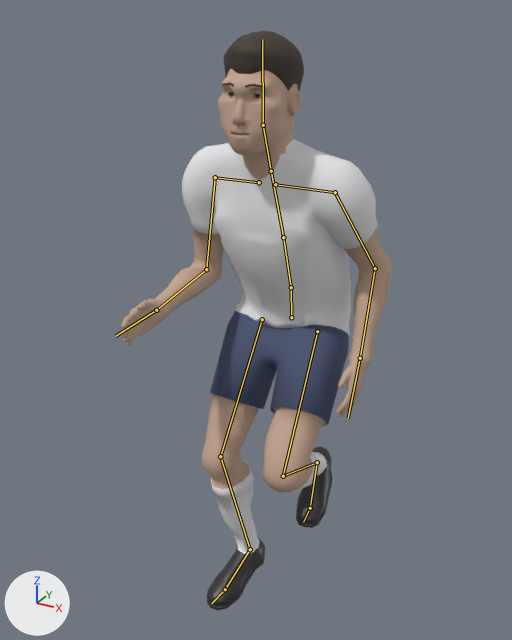
One commit to the Blender file assets/figure/figure.blend: the scene before it, then after it.
The view is the same before and after, from a 50 mm lens placed at (0.867, -1.787, 1.767), pointed at (-0.02, -0.175, 0.961). Every picture has the same lights, and +X, +Y and +Z are marked at lower left. The picture after the commit comes second. Both versions are drawn at frame 44 of the action 'cut_L'; the numbers are the values there. The bones that bend it are drawn over the model as lines.

In view in the first picture: 'body', 'eyes', 'hair_short'.
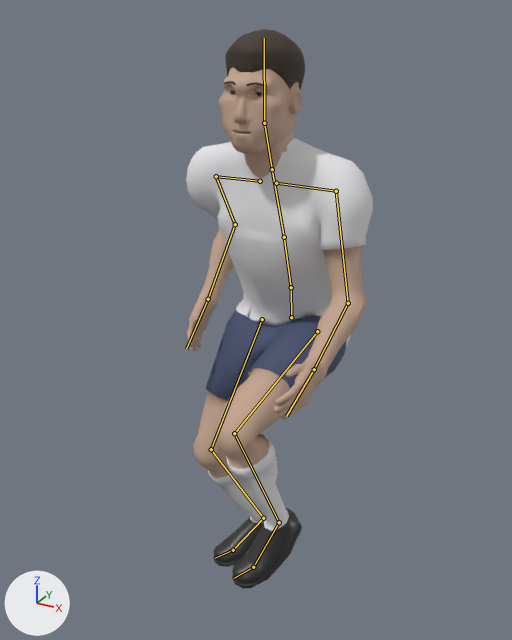
What changed in the scene script:
```text
Change bone_spine:
    where bone_spine = bpy.data.objects['rig'].pose.bones['spine']  # child of 'hips'
    bone_spine.rotation_quaternion: (0.993, 0.122, 0.0, 0.0) -> (0.994, 0.113, 0.0, 0.0)  # degrees (14, 0, 0) -> degrees (13, 0, 0)
Change bone_upper_arm_l:
    where bone_upper_arm_l = bpy.data.objects['rig'].pose.bones['upper_arm_L']  # child of 'shoulder_L'
    bone_upper_arm_l.rotation_quaternion: (0.96, -0.041, 0.076, -0.267) -> (0.922, 0.278, -0.107, -0.247)  # degrees (-7, 7, -32) -> degrees (34, -3, -31)
Change bone_upper_arm_r:
    where bone_upper_arm_r = bpy.data.objects['rig'].pose.bones['upper_arm_R']  # child of 'shoulder_R'
    bone_upper_arm_r.rotation_quaternion: (0.938, 0.161, 0.07, 0.298) -> (0.941, -0.164, -0.103, 0.276)  # degrees (20, 2, 36) -> degrees (-22, -6, 34)
Change bone_thigh_l:
    where bone_thigh_l = bpy.data.objects['rig'].pose.bones['thigh_L']  # child of 'hips'
    bone_thigh_l.rotation_quaternion: (0.907, -0.414, -0.073, -0.018) -> (0.787, -0.612, 0.074, 0.015)  # degrees (-49, -8, 2) -> degrees (-76, 8, -4)
Change bone_shin_l:
    where bone_shin_l = bpy.data.objects['rig'].pose.bones['shin_L']  # child of 'thigh_L'
    bone_shin_l.rotation_quaternion: (0.624, 0.781, -0.005, -0.003) -> (0.699, 0.715, -0.004, -0.004)  # degrees (103, 0, -1) -> degrees (91, 0, -1)
Change bone_foot_l:
    where bone_foot_l = bpy.data.objects['rig'].pose.bones['foot_L']  # child of 'shin_L'
    bone_foot_l.rotation_quaternion: (0.989, -0.144, 0.026, 0.007) -> (0.982, 0.074, 0.101, 0.142)  # degrees (-16, 3, 0) -> degrees (10, 10, 17)
Change bone_toe_l:
    where bone_toe_l = bpy.data.objects['rig'].pose.bones['toe_L']  # child of 'foot_L'
    bone_toe_l.rotation_quaternion: (0.93, -0.368, -0.016, 0.0) -> (0.962, -0.272, -0.012, 0.0)  # degrees (-43, -2, 1) -> degrees (-32, -1, 0)
Change bone_thigh_r:
    where bone_thigh_r = bpy.data.objects['rig'].pose.bones['thigh_R']  # child of 'hips'
    bone_thigh_r.rotation_quaternion: (0.942, -0.323, 0.084, -0.02) -> (0.942, -0.282, 0.182, 0.027)  # degrees (-38, 8, -5) -> degrees (-34, 21, -3)
Change bone_shin_r:
    where bone_shin_r = bpy.data.objects['rig'].pose.bones['shin_R']  # child of 'thigh_R'
    bone_shin_r.rotation_quaternion: (0.927, 0.374, 0.002, 0.005) -> (0.887, 0.461, 0.003, 0.005)  # degrees (44, 0, 1) -> degrees (55, 0, 1)
Change bone_foot_r:
    where bone_foot_r = bpy.data.objects['rig'].pose.bones['foot_R']  # child of 'shin_R'
    bone_foot_r.rotation_quaternion: (0.998, -0.049, -0.045, -0.012) -> (0.993, -0.089, 0.048, 0.064)  # degrees (-6, -5, -1) -> degrees (-10, 6, 7)
Change bone_toe_r:
    where bone_toe_r = bpy.data.objects['rig'].pose.bones['toe_R']  # child of 'foot_R'
    bone_toe_r.rotation_quaternion: (0.998, -0.059, 0.003, 0.0) -> (0.989, -0.151, 0.006, 0.0)  # degrees (-7, 0, 0) -> degrees (-17, 1, 0)
```

Location of each change, (x1, y1, x2, y2) in pixels of the pictures (512 x 640 px):
'body', posed (31% narrower): before (121, 69, 393, 610); after (186, 67, 373, 588)
'hair_short', posed: before (222, 30, 304, 91); after (224, 29, 305, 90)
'eyes', posed: before (228, 92, 263, 98); after (229, 90, 265, 97)
bone 'spine', root to tip: before (291, 287) to (283, 237); after (291, 287) to (284, 237)
bone 'upper_arm_L', root to tip: before (335, 192) to (375, 268); after (336, 191) to (348, 303)
bone 'upper_arm_R', root to tip: before (215, 177) to (206, 269); after (216, 176) to (235, 224)
bone 'thigh_L', root to tip: before (317, 331) to (283, 476); after (317, 331) to (234, 433)
bone 'shin_L', root to tip: before (283, 476) to (317, 462); after (234, 433) to (279, 522)
bone 'foot_L', root to tip: before (317, 462) to (310, 508); after (279, 522) to (253, 567)
bone 'toe_L', root to tip: before (310, 508) to (303, 522); after (253, 567) to (234, 578)
bone 'thigh_R', root to tip: before (262, 319) to (220, 456); after (262, 319) to (211, 449)
bone 'shin_R', root to tip: before (220, 456) to (250, 549); after (211, 449) to (263, 518)
bone 'foot_R', root to tip: before (250, 549) to (225, 589); after (263, 518) to (233, 550)
bone 'toe_R', root to tip: before (225, 589) to (211, 603); after (233, 550) to (215, 558)
